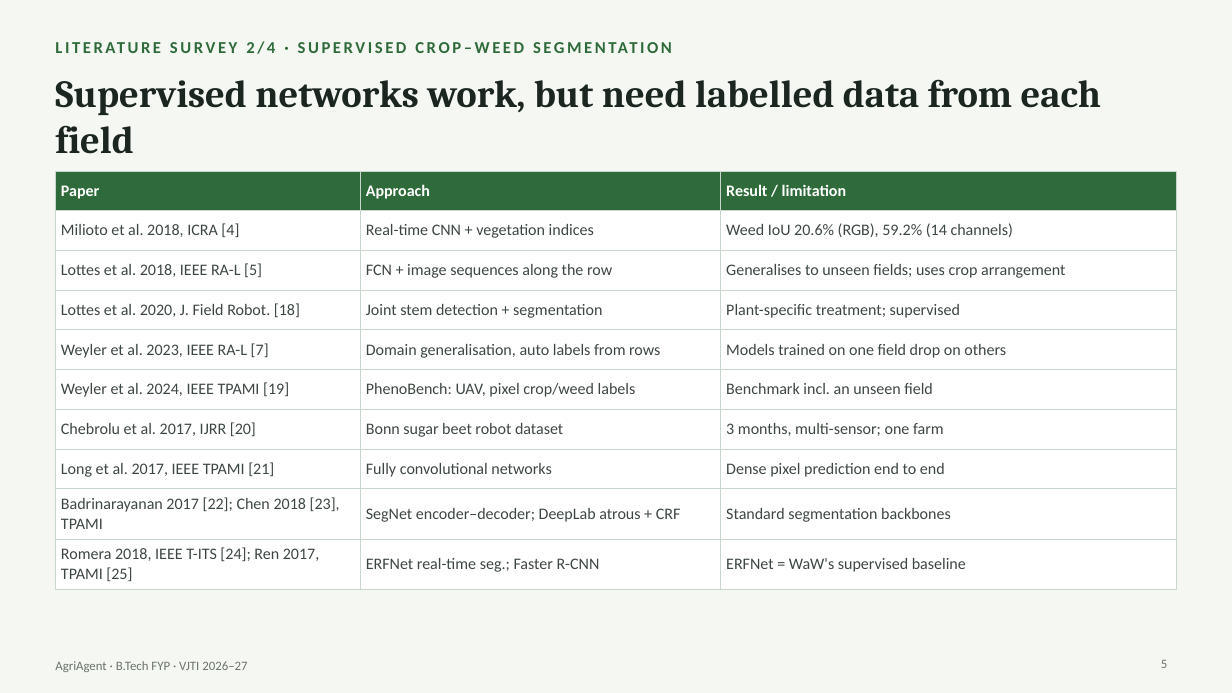
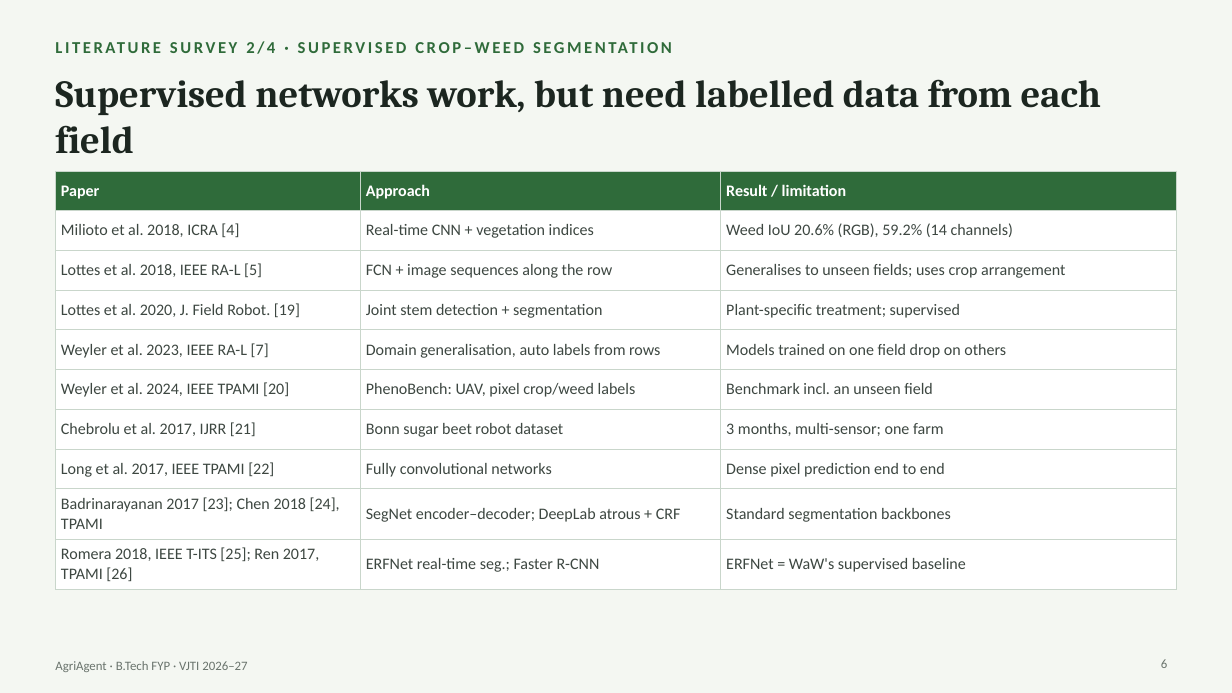
Before and after one commit to Chaitanya-666/agriAgent, a slide deck: slide 6 of docs/slides/AgriAgent_FYP_Presentation.pptx (slide 5 before the commit). Drawn at 1232x693 pixels with LibreOffice and Linux fonts; fonts in the diff are those of the drawing. Boxes give left, top, right and bottom in pixels: in the first picture for what was removed or moved away, otherwise in the second. Text is boxed around its words. In the diff, an @@ line names an element or a change of style, - is before the commit and + after.

```diff
--- a/docs/slides/AgriAgent_FYP_Presentation.pptx
+++ b/docs/slides/AgriAgent_FYP_Presentation.pptx
@@ table at (x1=55, y1=171, x2=1177, y2=585) @@
-row 4, column 1: Lottes et al. 2020, J. Field Robot. [18]
+row 4, column 1: Lottes et al. 2020, J. Field Robot. [19]
-row 6, column 1: Weyler et al. 2024, IEEE TPAMI [19]
+row 6, column 1: Weyler et al. 2024, IEEE TPAMI [20]
-row 7, column 1: Chebrolu et al. 2017, IJRR [20]
+row 7, column 1: Chebrolu et al. 2017, IJRR [21]
-row 8, column 1: Long et al. 2017, IEEE TPAMI [21]
+row 8, column 1: Long et al. 2017, IEEE TPAMI [22]
-row 9, column 1: Badrinarayanan 2017 [22]; Chen 2018 [23], TPAMI
+row 9, column 1: Badrinarayanan 2017 [23]; Chen 2018 [24], TPAMI
-row 10, column 1: Romera 2018, IEEE T-ITS [24]; Ren 2017, TPAMI [25]
+row 10, column 1: Romera 2018, IEEE T-ITS [25]; Ren 2017, TPAMI [26]
@@ page number at (x1=1161, y1=659, x2=1167, y2=668): text changed @@
-5
+6
```
Also in this commit, not shown: 19 other slides changed, 29 other files.
